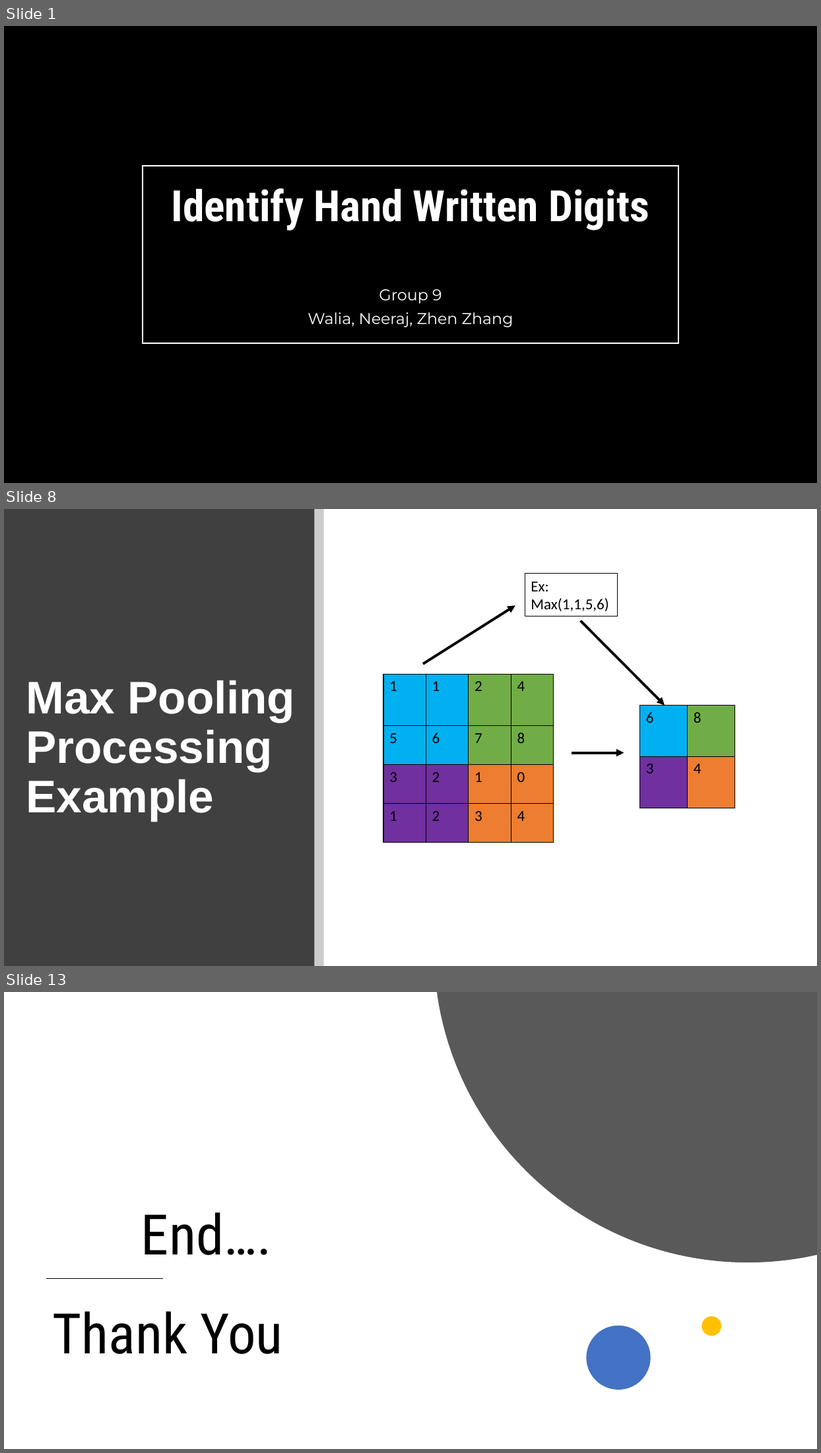
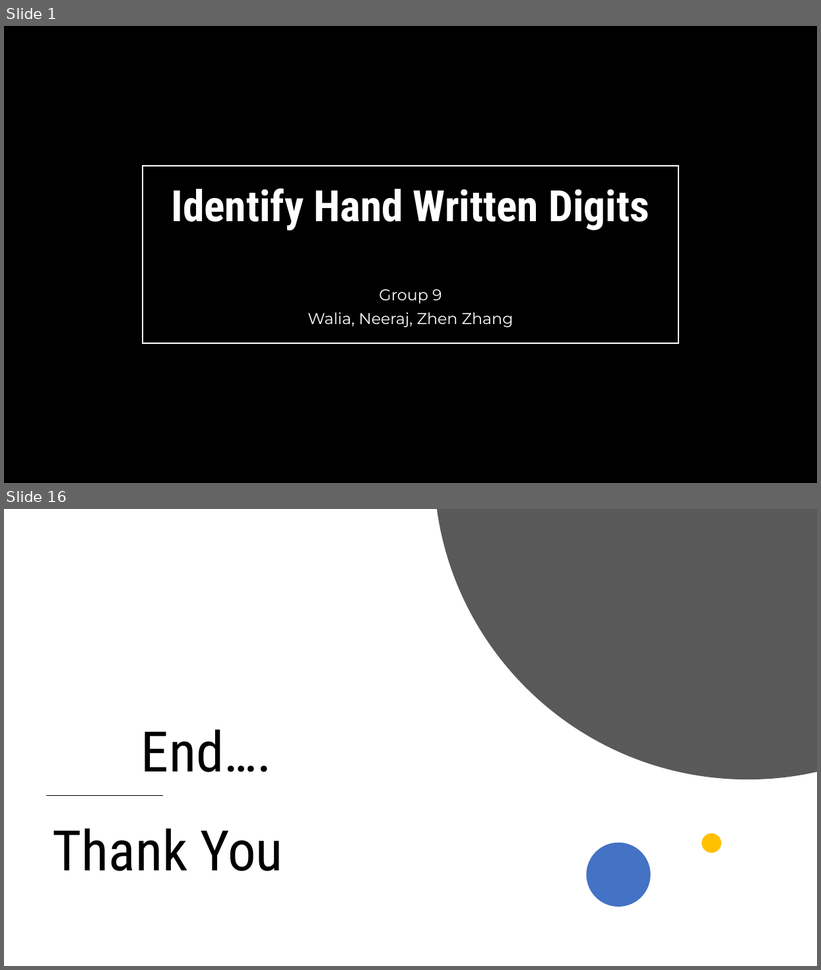
Before and after one commit to evazhang720/Final-Group-8, a slide deck: Final-Group-Presentation/ML2 - Final Project-Slice.pptx. Shown one above the other, each under a label of ours: slides 1, 8 and 13 before the commit, slides 1 and 16 after it; the slides between them are not shown. The pictures are 821x1453 and 821x970 pixels, drawn with LibreOffice and Linux fonts; fonts in the diff are those of the drawing; background and template pictures are left out. Boxes give left, top, right and bottom in pixels: in the first picture for what was removed or moved away, otherwise in the second. Text is boxed around its words. In the diff, an @@ line names an element or a change of style, - is before the commit and + after.

```diff
--- a/Final-Group-Presentation/ML2 - Final Project-Slice.pptx
+++ b/Final-Group-Presentation/ML2 - Final Project-Slice.pptx
@@ slide 8 removed at [4,509,817,966], background #FFFFFF @@
@@ rectangle removed at [4,509,314,966] @@
@@ rectangle removed at [314,509,324,966] @@
@@ rectangle removed at [525,574,617,617] @@
-Ex: Max(1,1,5,6)
@@ arrow removed from (423, 664) to (516, 605) @@
@@ arrow removed from (580, 621) to (665, 706) @@
@@ title removed at [26,680,296,821] @@
-Max Pooling
-Processing
-Example
@@ table removed at [384,674,554,843], 4 rows, 4 columns @@
-1 | 1 | 2 | 4
-5 | 6 | 7 | 8
-3 | 2 | 1 | 0
-1 | 2 | 3 | 4
@@ table removed at [640,706,735,809], 2 rows, 2 columns @@
-6 | 8
-3 | 4
@@ arrow removed from (572, 753) to (624, 753) @@
@@ what was slide 13 is now slide 16 @@
```
Also in this commit, not shown: 9 slides changed, 5 slides added, 1 other slide removed.
